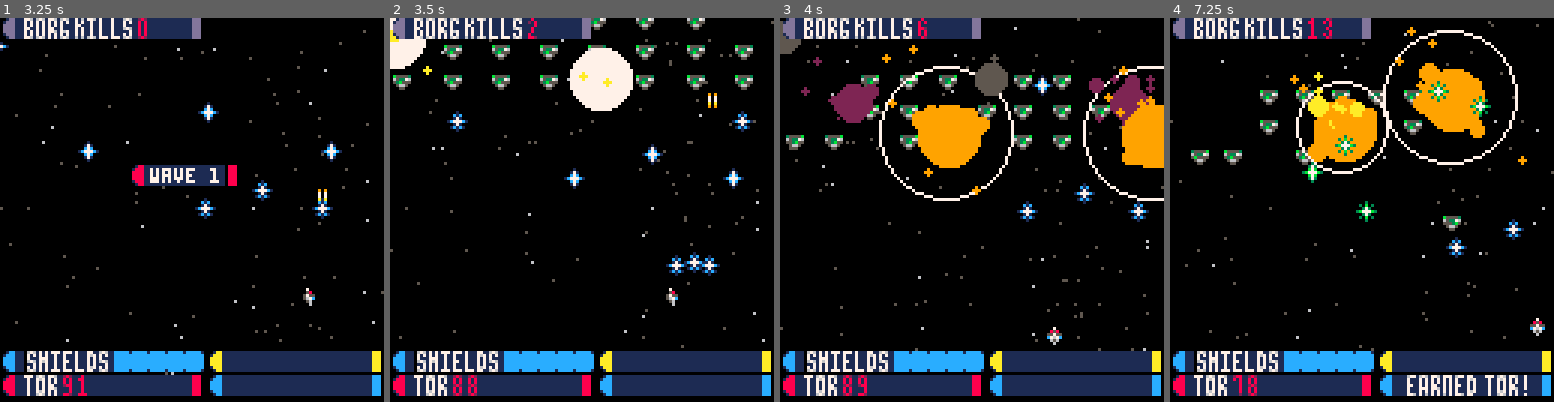
Above: before the commit, frames 1-4 (left to right).
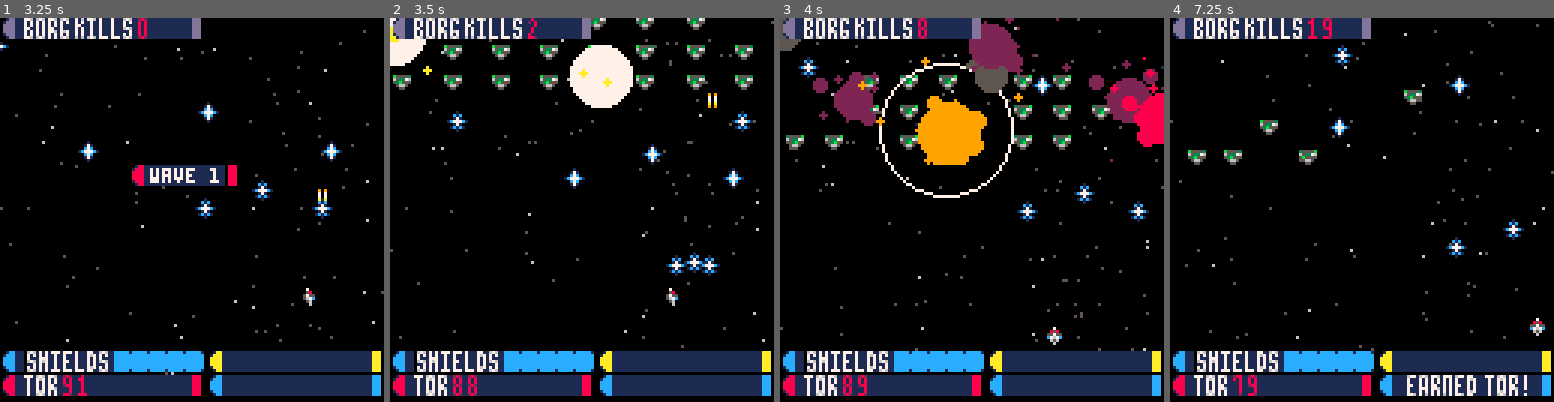
Above: after the commit, the same moments.

Repository: sicksubroutine/collective-mischief
Game: PICO-8 cartridge shmup.p8
Two runs of this game, one before a commit and one after it. Both use one fixed random seed, a clock stepped at 60 frames per second and the inputs below.
Inputs:
- Up to frame 1 (3.25 s): tap X (X key) at 0.33, 1.07, 1.85, 2.97 s; tap O (Z key) at 0.7, 1.7, 2.1, 2.5, 2.9 s; hold Right 1.6-2.1 s; hold Up 2.15-2.42 s; hold Right 2.47-3.03 s; hold Left from 3.08 s (still down)
- Up to frame 2 (3.5 s): keep holding Left; tap O (Z key) at 3.3 s
- Up to frame 3 (4 s): release Left at 3.58 s; hold Down 3.63-3.97 s; tap O (Z key) at 3.7 s
- Up to frame 4 (7.25 s): hold Right 4.02-4.68 s; tap X (X key) at 4.08, 5.2, 6.32 s; tap O (Z key) every 0.4 s from 4.1 to 6.9 s; hold Up 4.73-5.03 s; hold Left 5.08-5.68 s; hold Down 5.73-6.03 s; hold Right 6.08-6.58 s; hold Right 6.63-7.13 s; hold Up from 7.18 s (still down)

Frame 1 is identical in both runs. In frame 2, 0.4% of the frame differs, in the area x 0-64%, y 2-25%; in frame 3, 7.1%; in frame 4, 8.0%, in the area x 4-93%, y 0-99%.

Commit message:
Screen Shake, Better Aiming, Damage Apply Function

Diff:
--- a/shmup.p8
+++ b/shmup.p8
@@ -18,6 +18,7 @@
 	blinkt=1
 	t=0
 	lockout=0
+	shake=0
 end
 
 function _update()
@@ -39,6 +40,9 @@
 end
 
 function _draw()
+
+	doshake()
+
 	if mode=="game" then
 		draw_game()
 	elseif mode=="start" then
@@ -53,11 +57,10 @@
 		draw_win()
 	end
 
+		camera()
 end
 
 function startgame()
-
-
 	mode="wavetxt"
 
 	wave=0
@@ -76,6 +79,8 @@
 	--starting game conditions
 	shields=5
 	bul2cnt=100
+	pulse_p=0.05
+	q_tor=5
 	--
 	kills=0
 	parttor=0
@@ -106,14 +111,11 @@
 	buls={}
 	buls2={}
 	ebuls={}
-
 	enemies={}
-
 	explode={}
-
 	parts={}
 	parts2={}
-
+	muh_lazer={}
 	shwaves={}
 end
 
@@ -415,6 +416,21 @@
 	return myspr
 end
 
+function doshake()
+	local shakex=rnd(shake)-(shake/2)
+	local shakey=rnd(shake)-(shake/2)
+
+	camera(shakex,shakey)
+
+	if shake>10 then
+		shake*=0.9
+	else
+		shake-=1
+		if shake<1 then
+			shake=0
+		end
+	end
+end
 
 -->8
 -- update functions
@@ -556,13 +572,9 @@
 	for myen in all(enemies) do
 		for mybul in all(buls2) do
 			if col(myen,mybul) and ded<=0 then
-				del(buls2,mybul)
-				sfx(3)
-				myen.y=myen.y-0.3
-				myen.hp-=5
-				myen.flash=2
-				sparks(myen.x,myen.y)
 				smol_shwave(mybul.x,mybul.y)
+				applydam(myen,mybul,"qtor")
+				del(buls,mybul)
 				if myen.hp<=0 then
 					killen(myen)
 				end
@@ -570,18 +582,13 @@
 		end
 	end
 
-	-- collision borg x phasers
+	-- collision borg x pulse_phasers
 	for myen in all(enemies) do
 		for mybul in all(buls) do
 			if col(myen,mybul) and ded<=0 then
+				smol_shwave(mybul.x,mybul.y)
+				applydam(myen,mybul,"pulse")
 				del(buls,mybul)
-				smol_shwave(mybul.x,mybul.y)
-				sfx(3)
-				myen.y=myen.y-0.1
-				myen.hp-=1.05
-				myen.flash=2
-				sparks(myen.x,myen.y)
-				smol_shwave(mybul.x,mybul.y)
 				if myen.hp<=0 then
 					killen(myen)
 				end
@@ -593,13 +600,10 @@
 	if invul<=0 then
 		for myen in all(enemies) do
 			if col(myen,ship) and ded<=0 then
+				applydam(myen,mybul,"ram")
 				sfx(2)
-				myen.hp-=3
-				myen.flash=2
-				shields-=1
-				invul=45
 				sparks(ship.x,ship.y)
-				sparks(myen.x,myen.y)
+
 				explodes(ship.x,ship.y,true)
 			if myen.hp<=0 then
 				killen(myen)
@@ -616,6 +620,7 @@
 				sfx(2)
 				shields-=1
 				invul=45
+				shake=12
 				sparks(ship.x,ship.y)
 				explodes(ship.x,ship.y,true)
 			end
@@ -659,7 +664,7 @@
 	end
 	animstars()
 
-	if mode=="game" and #enemies==0 and ded<=0 then
+	if mode=="game" and #enemies==0 and ded<=0 and wave!=8 then
 		nextwave()
 	end
 end
@@ -755,10 +760,10 @@
 	if invul<=0 then
 		drwmyspr(ship)
 		else
-			if invul<=0 and ded==1 then
-
-			elseif invul>0 and ded<=0 then
-				if sin(t/5)<0 then
+		if invul<=0 and ded==1 then
+
+		elseif invul>0 and ded<=0 then
+			if sin(t/5)<0 then
 				spr(34,ship.x,ship.y)
 			end
 		end
@@ -1303,13 +1304,13 @@
 			local	tar1y=ship.y+4
 			local	tar2x=myen.x
 	  local	tar2y=myen.y
-			if ship.y-myen.y<8 then
+			if ship.y-myen.y<10 then
 				myen.sx=0
 				myen.sy=2
 			else
 				angle=atan2(tar1y-tar2y,tar1x-tar2x)
-				myen.sx=sin(angle)-0.5
-				myen.sy=cos(angle)-0.5
+				myen.sx=sin(angle)-0.99
+				myen.sy=cos(angle)-0.75
 			end
 			if t%30==0 then
 					firespread(myen,5,1,time()/32)
@@ -1338,7 +1339,15 @@
 			--large cube
 		elseif myen.type==6 then
 			if t%15==0 then
-				fireshotmod(myen,5,0.75,time()/32)
+				aimedfire(myen,2)
+
+
+				--fireshotmod(myen,5,0.75,time()/32)
+			end
+			if myen.y>90 then
+				myen.sy=-0.5
+			elseif myen.y<50 then
+				myen.sy=0.25
 			end
 
 			--invader
@@ -1406,7 +1415,7 @@
 	local myen=enemies[myindex]
 	if myen==nil then return
 	elseif myen.mission=="protec" then
-		firespread(myen,1,0.75,time()/8)
+		--firespread(myen,1,0.75,time()/8)
 	end
 end
 
@@ -1429,6 +1438,9 @@
 	sfx(2)
 	kills+=1
 	parttor+=1.125
+	if myen.type==7 then
+		shake+=30
+	end
 	if myen.mission=="assim" then
 		if rnd()<0.75 then
 			pickattack()
@@ -1441,11 +1453,6 @@
 function fire(myen,ang,spd)
 
 	local myebul=makespr()
-	local	tar1x=ship.x+2
-	local	tar1y=ship.y+2
-	local	tar2x=myen.x
-	local	tar2y=myen.y
-	local angle=atan2(tar1y-tar2y,tar1x-tar2x)
 
 	myebul.x=myen.x
 	myebul.y=myen.y+2
@@ -1465,16 +1472,14 @@
 		myebul.x=myen.x+15
 		myebul.y=myen.y+15
 	end
-
-	--if myen.type==1 then
-	--	myebul.sx=sin(angle)
-	--	myebul.sy=cos(angle)
-	--end
+	if myen.type==6 then
+		myebul.x=myen.x+15
+		myebul.y=myen.y+15
+	end
 
 	add(ebuls,myebul)
-
 	sfx(37)
-
+	return myebul
 
 end
 
@@ -1521,6 +1526,34 @@
 	for i=1,num do
 		tor_fire(ship,0.30+b*i,spd)
 	end
+end
+
+function aimedfire(myen,spd)
+	local myebul=fire(myen,0,spd)
+	local ang=atan2(ship.y-(myebul.y),ship.x-(myebul.x))
+	myebul.sx=sin(ang)*spd
+	myebul.sy=cos(ang)*spd
+	--fire(myen,ang,spd)
+end
+
+function applydam(myen,mybul,kind)
+	sfx(3)
+	sparks(myen.x,myen.y)
+	myen.y=myen.y-1
+	myen.flash=2
+	if kind=="pulse" then
+		myen.hp-=pulse_p
+	elseif kind=="qtor" then
+		myen.hp-=q_tor
+	elseif kind=="ram" then
+		myen.hp-=3
+		shields-=1
+		invul=45
+		shake=8
+		sparks(myen.x,myen.y)
+	end
+	return myen
+
 end
 __gfx__
 67600000070000000700000007600000007000006770000007000000677000006760000067600000776167617761676117161776171117111676111100000000
Not shown, removed: Binaries/shmup_linux.zip
Not shown, removed: Binaries/shmup_osx.zip
Not shown, removed: Binaries/shmup_raspi.zip
Not shown, removed: Binaries/shmup_windows.zip
Not shown, changed: shmup.p8.png
